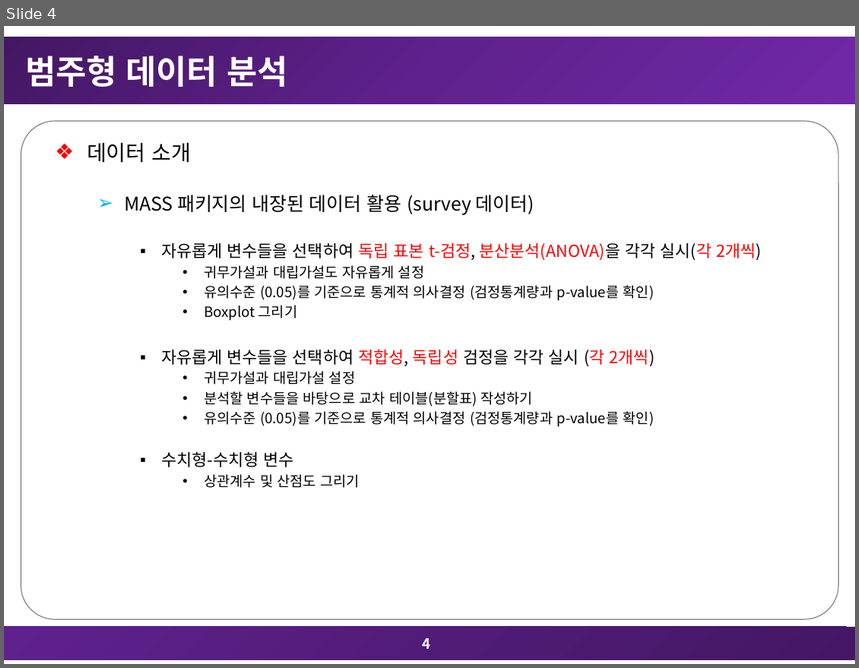
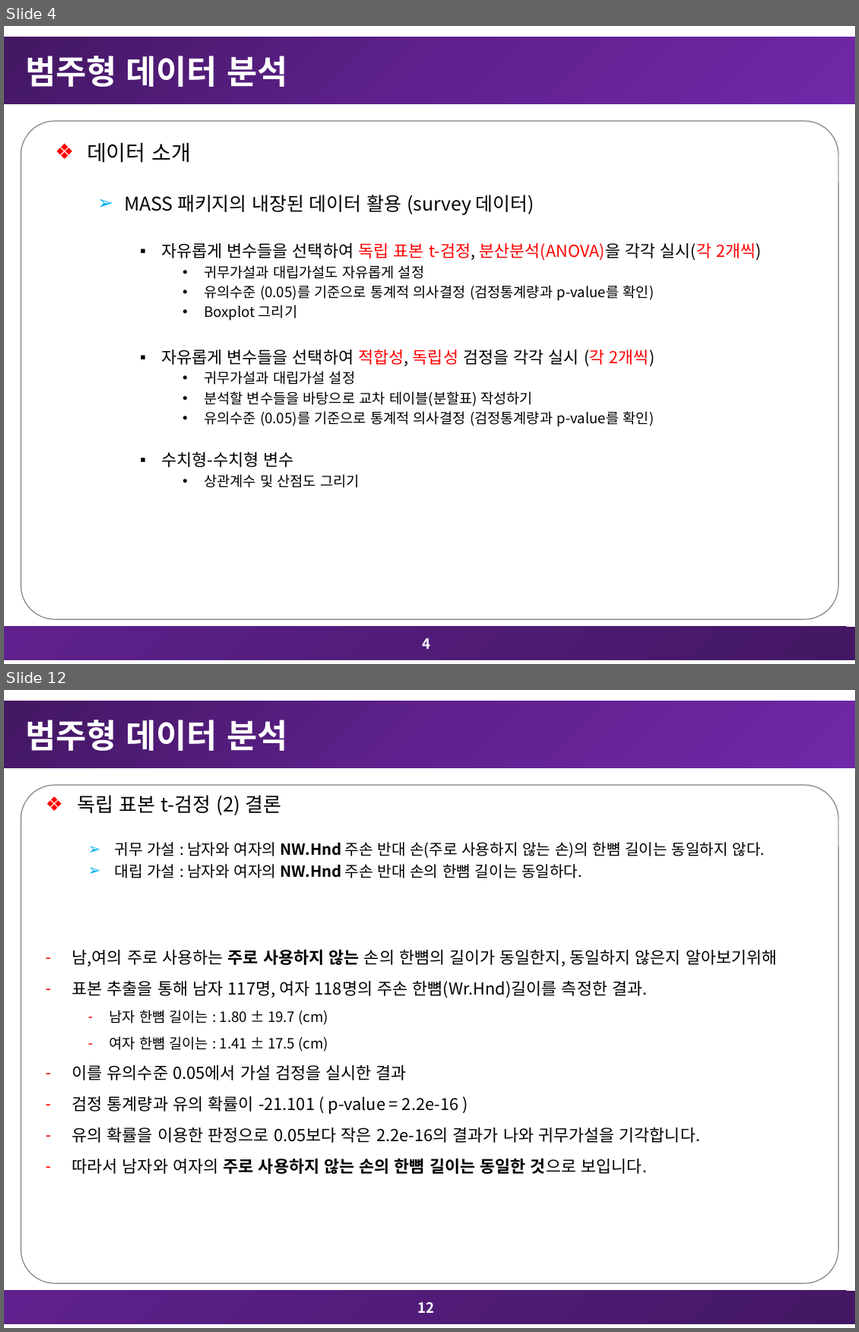
Before and after one commit to TaegyuHan/SCH_Multivariate_Analysis, a slide deck: 과제/8차_다변량분석_과제_20171483_한태규.pptx. Shown one above the other, each under a label of ours: slide 4 before the commit, slides 4 and 12 after it; the slides between them are not shown. The pictures are 859x668 and 859x1332 pixels, drawn with LibreOffice and Linux fonts; fonts in the diff are those of the drawing. Boxes give left, top, right and bottom in pixels: in the first picture for what was removed or moved away, otherwise in the second. Text is boxed around its words. In the diff, an @@ line names an element or a change of style, - is before the commit and + after.

```diff
--- a/과제/8차_다변량분석_과제_20171483_한태규.pptx
+++ b/과제/8차_다변량분석_과제_20171483_한태규.pptx
@@ slide 12 added at [4, 690, 855, 1328], background #FFFFFF; not listed: 3 template elements that a slide beside it also shows @@
@@ title added at [26, 720, 287, 751], 28 pt, text #FFFFFF, bold @@
+범주형 데이터 분석
@@ text added at [78, 795, 766, 878], 12.9 pt, text #000000 @@
+  ❖ 독립 표본 t-검정 (2) 결론
+  ➢ 귀무 가설 : 남자와 여자의 NW.Hnd 주손 반대 손(주로 사용하지 않는 손)의 한뼘 길이는 동일하지 않다.
+  ➢ 대립 가설 : 남자와 여자의 NW.Hnd 주손 반대 손의 한뼘 길이는 동일하다.
@@ text added at [72, 949, 777, 1174], 14 pt, text #000000 @@
+  – 남,여의 주로 사용하는 주로 사용하지 않는 손의 한뼘의 길이가 동일한지, 동일하지 않은지 알아보기위해
+  – 표본 추출을 통해 남자 117명, 여자 118명의 주손 한뼘(Wr.Hnd)길이를 측정한 결과.
+    – 남자 한뼘 길이는 : 1.80 ± 19.7 (cm)
+    – 여자 한뼘 길이는 : 1.41 ± 17.5 (cm)
+  – 이를 유의수준 0.05에서 가설 검정을 실시한 결과
+  – 검정 통계량과 유의 확률이 -21.101 ( p-value = 2.2e-16 )
+  – 유의 확률을 이용한 판정으로 0.05보다 작은 2.2e-16의 결과가 나와 귀무가설을 기각합니다.
+  – 따라서 남자와 여자의 주로 사용하지 않는 손의 한뼘 길이는 동일한 것으로 보입니다.
@@ page number added at [418, 1303, 435, 1313], 12 pt, text #FFFFFF, bold @@
+12
```
Also in this commit, not shown: 28 other slides added, 5 other files.
